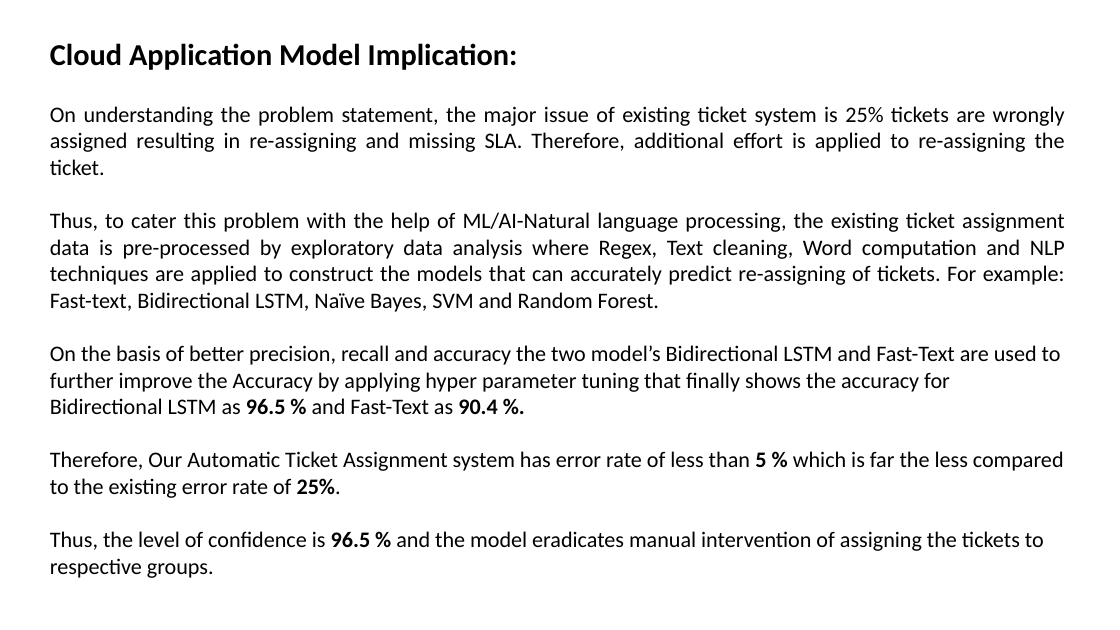
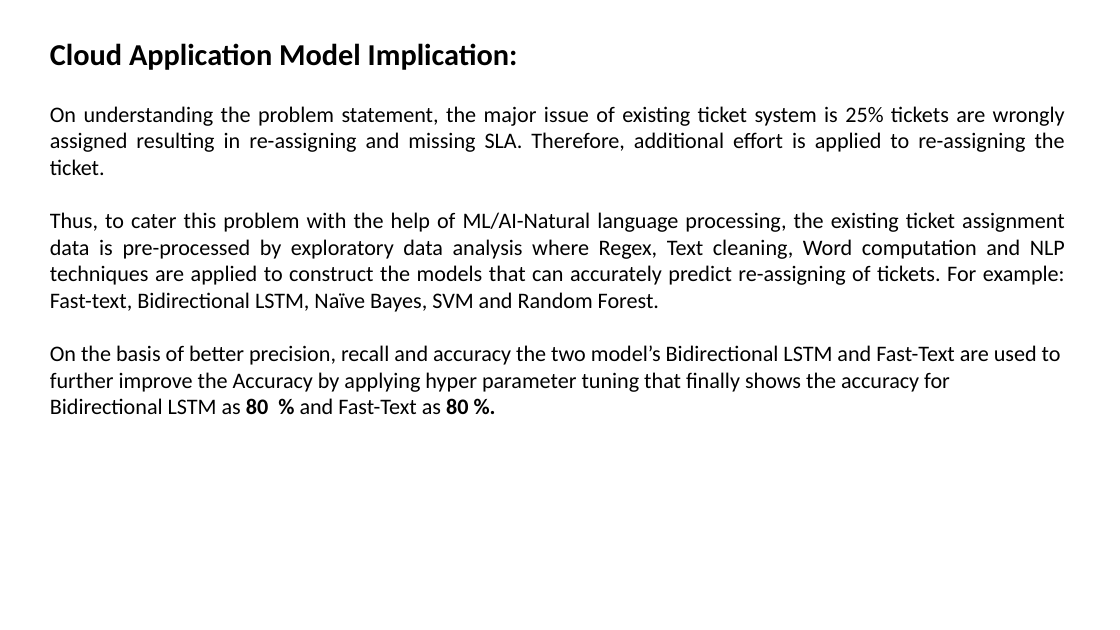
Before and after one commit to SauravKarmakar/CapstoneProjectGL, a slide deck: slide 7 of final/Capstone Project - AIML Online.pptx. Drawn at 1120x630 pixels with LibreOffice and Linux fonts; fonts in the diff are those of the drawing; background and template pictures are left out. Boxes give left, top, right and bottom in pixels: in the first picture for what was removed or moved away, otherwise in the second. Text is boxed around its words. In the diff, an @@ line names an element or a change of style, - is before the commit and + after.

Commit message:
Final changes in ppt and notebook

```diff
--- a/final/Capstone Project - AIML Online.pptx
+++ b/final/Capstone Project - AIML Online.pptx
@@ text at (50,345,1061,414): text changed @@
-On the basis of better precision, recall and accuracy the two model’s Bidirectional LSTM and Fast-Text are used to further improve the Accuracy by applying hyper parameter tuning that finally shows the accuracy for Bidirectional LSTM as 96.5 % and Fast-Text as 90.4 %.
-Therefore, Our Automatic Ticket Assignment system has error rate of less than 5 % which is far the less compared to the existing error rate of 25%.
-Thus, the level of confidence is 96.5 % and the model eradicates manual intervention of assigning the tickets to respective groups.
+On the basis of better precision, recall and accuracy the two model’s Bidirectional LSTM and Fast-Text are used to further improve the Accuracy by applying hyper parameter tuning that finally shows the accuracy for Bidirectional LSTM as 80 % and Fast-Text as 80 %.
```
Also in this commit, not shown: 1 other file.
